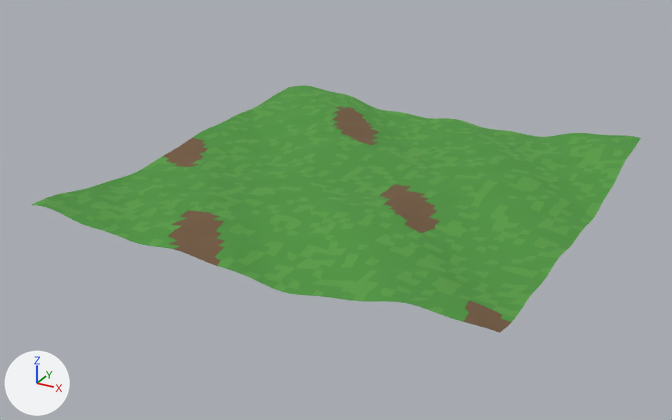
Two versions of the Blender file assets/blender/terrain_01.blend, one commit apart.
The view is the same before and after, from a 50 mm camera at (88.2, -172.6, 77.0) aimed at (-3.7, -5.4, -6.6). Every picture has the same lights, and +X, +Y and +Z are marked at lower left. The first picture is the older version.

In view in the first picture: 'terrain_01-col'.
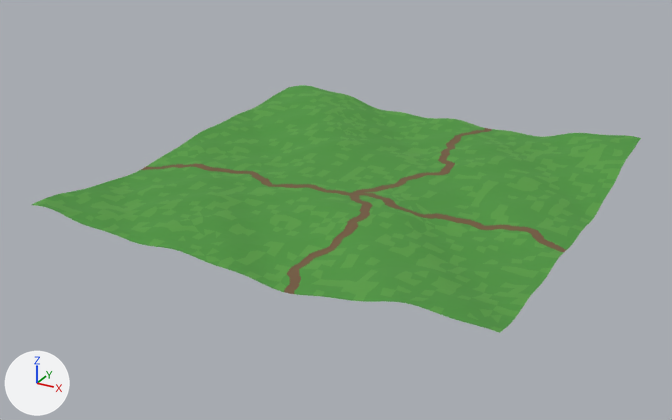
What differs and where, as boxes (x1, y1, x2, y2) in the pictures (672 x 420 px):
part 1 of me_terrain_01, added
    after: (135, 124, 570, 296)
part 2 of me_terrain_01, recoloured
    both: (163, 108, 512, 329)
part 3 of me_terrain_01, recoloured
    both: (171, 107, 504, 333)

Edits to the bpy script that builds the scene:
```text
Change me_terrain_01:
    used by ob_terrain_01_col; location = (0.0, 0.0, 0.0)
    remove me_terrain_01.from_pydata(...)  # 2601 vertices, 5000 faces; spans x -50.0..50.0, y -50.0..50.0, z -2.3..2.7
    add me_terrain_01.from_pydata(...)  # 6615 vertices, 12996 faces; spans x -50.0..50.0, y -50.0..50.0, z -2.3..2.7
    me_terrain_01 part 1: 4014 vertices added at x -50.0..50.0, y -50.0..50.0, z -2.3..1.7
    me_terrain_01 part 2: 195 faces spanning x -50.0..50.0, y -50.0..40.4, z -1.5..1.6 switch from mat_terre (brown #73593f) to mat_herbe (green #4d953f)
    me_terrain_01 part 3: 91 faces spanning x -50.0..50.0, y -50.0..41.8, z -1.4..1.6 switch from mat_terre (brown #73593f) to mat_herbe_claire (green #599e45)
```
